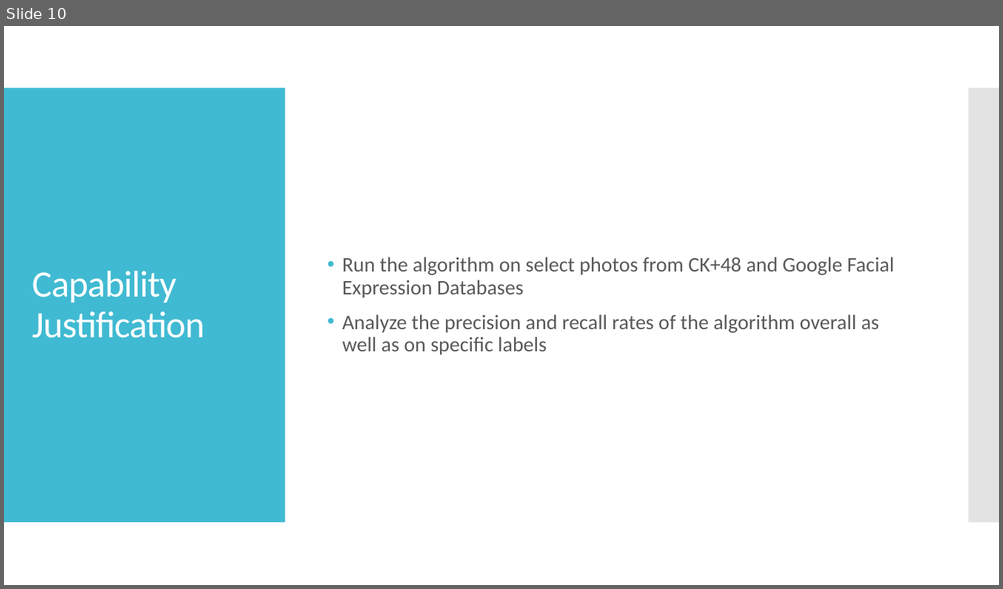
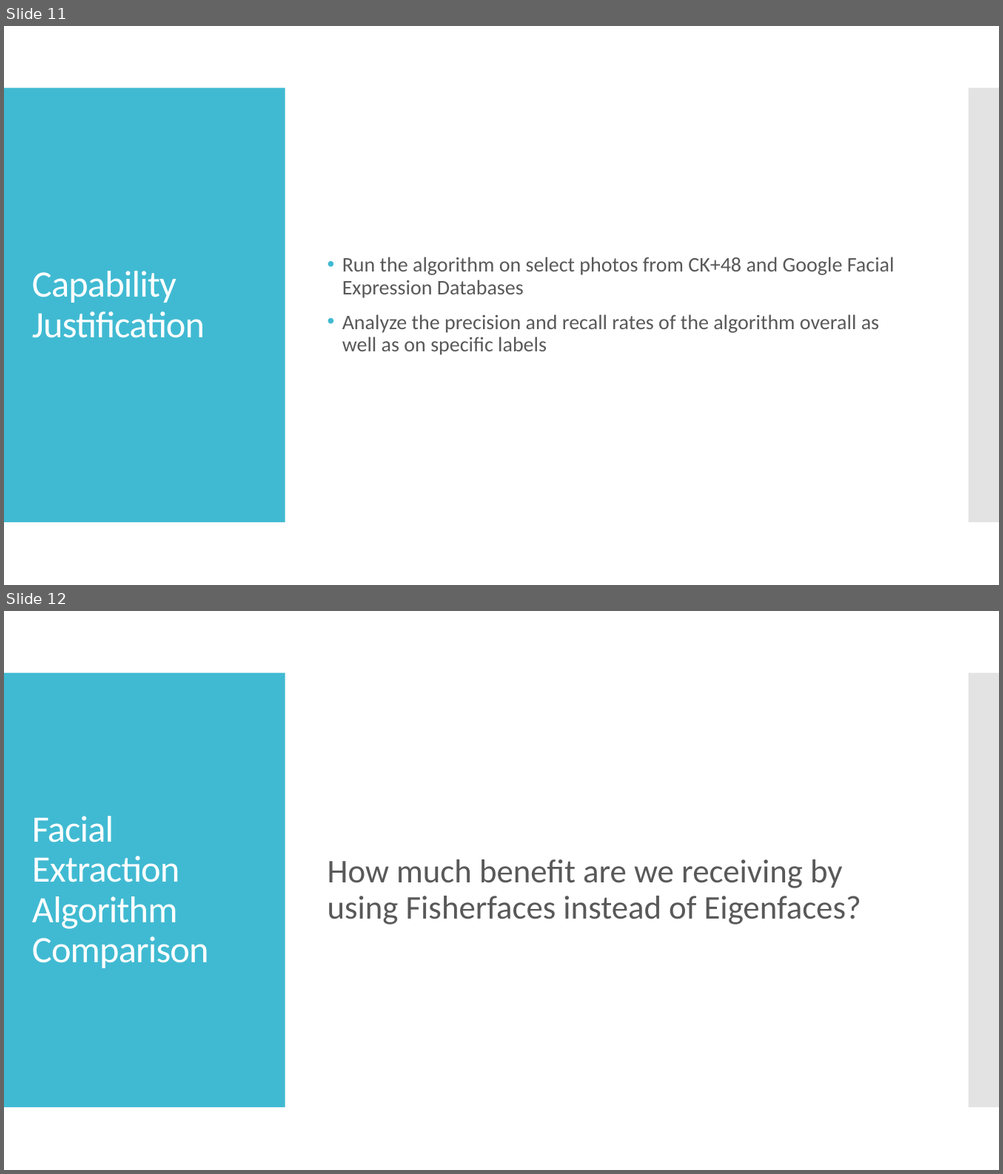
Before and after one commit to KeweiQ/CSC420-Face-Recognition-and-Emotion-Analysis, a slide deck: 420_presentation_slides.pptx. Shown one above the other, each under a label of ours: slide 10 before the commit, slides 11 and 12 after it. The pictures are 1003x589 and 1003x1174 pixels, drawn with LibreOffice and Linux fonts; fonts in the diff are those of the drawing. Boxes give left, top, right and bottom in pixels: in the first picture for what was removed or moved away, otherwise in the second. Text is boxed around its words. In the diff, an @@ line names an element or a change of style, - is before the commit and + after.

```diff
--- a/420_presentation_slides.pptx
+++ b/420_presentation_slides.pptx
@@ slide 12 added at (4, 611, 999, 1170), background #FFFFFF; not listed: 2 template elements that a slide beside it also shows @@
@@ title added at (32, 816, 209, 968), 36 pt, text #FFFFFF @@
+Facial Extraction Algorithm Comparison
@@ text added at (327, 860, 861, 925), 32 pt, text #595959 @@
+How much benefit are we receiving by using Fisherfaces instead of Eigenfaces?
@@ what was slide 10 is now slide 11 @@
```
Also in this commit, not shown: 3 slides changed, 3 other slides added, 1 other file.
